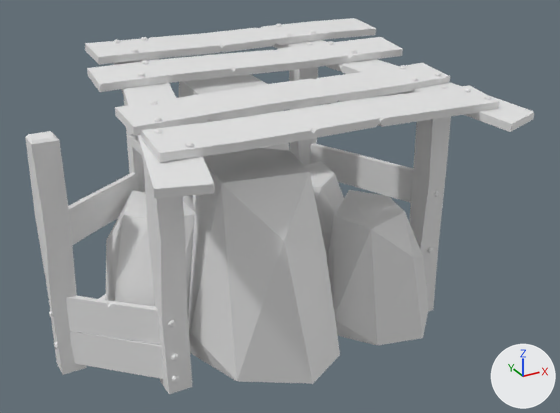
One commit to the FBX model Assets/Models/_Stone/StoneMine.fbx: the scene before it, then after it.
The view is the same before and after, from a 50 mm lens placed at (-4.05, -8.07, 5.52), pointed at (0.28, -0.2, 1.58). The axes (+X, +Y, +Z) are drawn at lower right. The lights are the same throughout. The first picture is the older version. Where no turn or scale is listed for an object, it has been applied to the vertices.

In view in the first picture: 'StoneOre'.
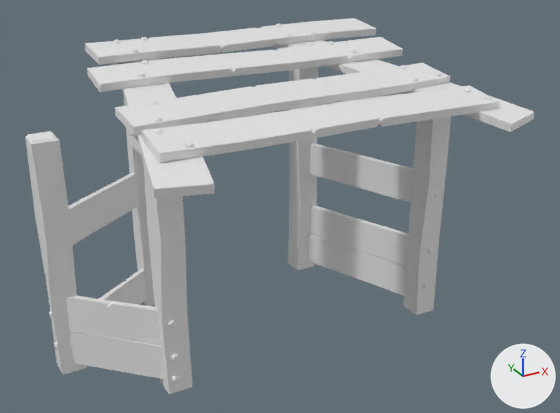
Boxes [x1, y1, x2, y2] around the edits, measured in the pictures (560 x 413 px):
part 1 of me_cube_006, deleted: before [106, 74, 428, 384]

The change, as a diff of the scene's bpy script:
```diff
--- a/Assets/Models/_Stone/StoneMine.fbx.py
+++ b/Assets/Models/_Stone/StoneMine.fbx.py
@@ me_cube_006 @@
 # used by ob_stoneore; location = (0.0, 0.0, 0.0)
-me_cube_006.from_pydata(...)  # 1519 vertices, 1231 faces; spans x -2.62..2.72, y -2.07..2.02, z -0.15..3.49
+me_cube_006.from_pydata(...)  # 1429 vertices, 1079 faces; spans x -2.62..2.72, y -2.07..2.02, z -0.15..3.49
+# me_cube_006 part 1: 6 loose pieces with 90 vertices, spanning x -1.97..2.01, y -1.72..1.81, z 0.0..2.93, are deleted
```
